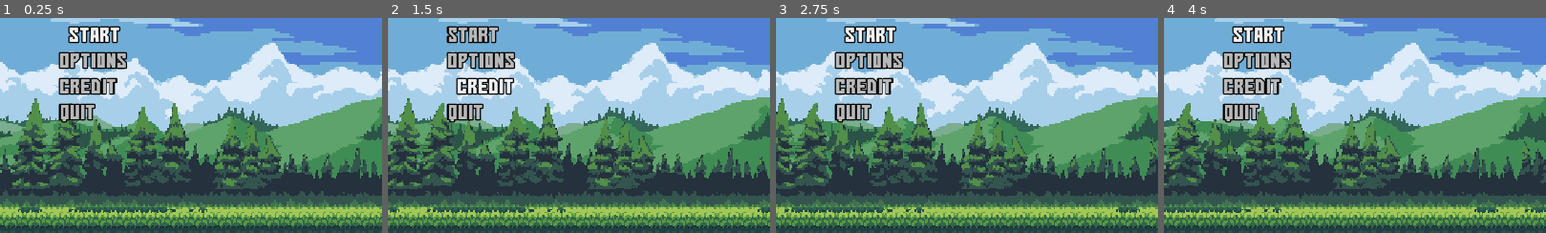
Above: before the commit, frames 1-4 (left to right).
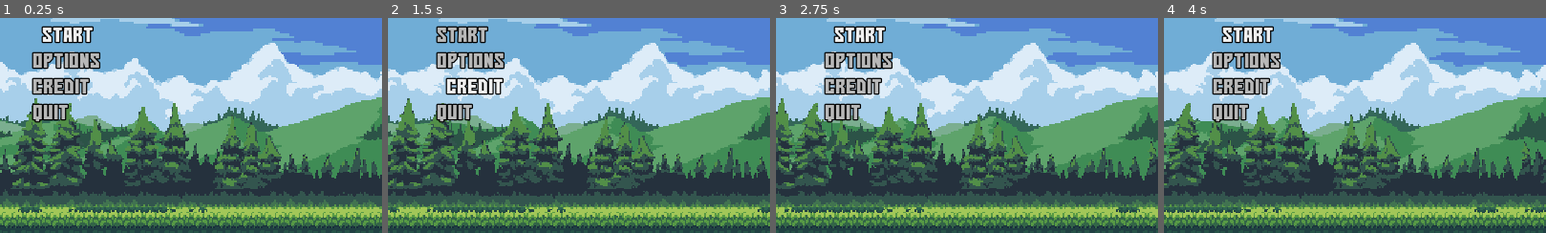
Above: after the commit, the same moments.

Repository: DK0280705/first-game-project
Game: Godot game, scene res://main.tscn
Two runs of this game, one before a commit and one after it. Both use one fixed random seed, a clock stepped at 60 frames per second and the inputs below.
Inputs:
- Up to frame 1 (0.25 s): no input
- Up to frame 2 (1.5 s): click "Options" at 0.5 s; click "Credit" at 1.25 s
- Up to frame 3 (2.75 s): click "Start" at 2 s
- Up to frame 4 (4 s): click "Start" at 2.75 s; click "Start" at 3.5 s
The pictures show only the part of the screen within x 0-50%, y 40-90%; the shares and areas given below are measured in that part.

The runs differ from the first frame. In frame 1, 5.9% of the frame differs, in the area x 8-34%, y 3-49%; in frame 2, 3.5%; in frame 3, 3.5%; in frame 4, 3.5%.

Commit message:
Fix mem leaks

Diff:
--- a/main.tscn
+++ b/main.tscn
@@ -8,43 +8,7 @@
 [ext_resource path="res://scripts/mountains.gd" type="Script" id=6]
 [ext_resource path="res://assets/tileset/clouds.png" type="Texture" id=7]
 [ext_resource path="res://assets/tileset/background.png" type="Texture" id=8]
-[ext_resource path="res://scripts/menu.gd" type="Script" id=9]
-[ext_resource path="res://assets/font.tres" type="DynamicFont" id=10]
-
-[sub_resource type="Shader" id=7]
-code = "shader_type canvas_item;
-
-uniform bool active = false;
-
-void fragment() {
-	if (active)
-		COLOR = vec4(0.5, 0.5, 0.5, 0.0);
-	COLOR.a = texture(TEXTURE, UV).a;
-}"
-
-[sub_resource type="ShaderMaterial" id=8]
-shader = SubResource( 7 )
-shader_param/active = false
-
-[sub_resource type="StyleBoxEmpty" id=2]
-
-[sub_resource type="StyleBoxEmpty" id=3]
-
-[sub_resource type="StyleBoxEmpty" id=4]
-
-[sub_resource type="StyleBoxEmpty" id=9]
-
-[sub_resource type="StyleBoxEmpty" id=6]
-
-[sub_resource type="Theme" id=1]
-default_font = ExtResource( 10 )
-Button/colors/font_color = Color( 0.721569, 0.721569, 0.721569, 1 )
-Button/colors/font_color_pressed = Color( 0.345098, 0.533333, 0.984314, 1 )
-Button/styles/disabled = SubResource( 2 )
-Button/styles/focus = SubResource( 3 )
-Button/styles/hover = SubResource( 4 )
-Button/styles/normal = SubResource( 9 )
-Button/styles/pressed = SubResource( 6 )
+[ext_resource path="res://scenes/menu.tscn" type="PackedScene" id=9]
 
 [node name="Main" type="Node2D"]
 
@@ -90,69 +54,4 @@
 region_rect = Rect2( 0, 0, 1024, 48 )
 script = ExtResource( 2 )
 
-[node name="Menu" type="Control" parent="."]
-material = SubResource( 8 )
-margin_right = 40.0
-margin_bottom = 40.0
-theme = SubResource( 1 )
-script = ExtResource( 9 )
-
-[node name="VBoxContainer" type="VBoxContainer" parent="Menu"]
-use_parent_material = true
-anchor_bottom = 0.253
-margin_left = 100.0
-margin_top = 296.0
-margin_right = 217.0
-margin_bottom = 413.88
-
-[node name="start" type="Button" parent="Menu/VBoxContainer"]
-use_parent_material = true
-margin_right = 117.0
-margin_bottom = 40.0
-focus_neighbour_top = NodePath("../quit")
-button_mask = 0
-text = "Start"
-align = 0
-
-[node name="options" type="Button" parent="Menu/VBoxContainer"]
-use_parent_material = true
-margin_top = 44.0
-margin_right = 117.0
-margin_bottom = 84.0
-button_mask = 0
-text = "Options"
-align = 0
-
-[node name="credit" type="Button" parent="Menu/VBoxContainer"]
-margin_top = 88.0
-margin_right = 117.0
-margin_bottom = 128.0
-button_mask = 0
-text = "Credit"
-align = 0
-
-[node name="quit" type="Button" parent="Menu/VBoxContainer"]
-use_parent_material = true
-margin_top = 132.0
-margin_right = 117.0
-margin_bottom = 172.0
-focus_neighbour_bottom = NodePath("../start")
-button_mask = 0
-text = "Quit"
-align = 0
-
-[node name="Tween" type="Tween" parent="Menu"]
-playback_process_mode = 0
-
-[connection signal="focus_entered" from="Menu/VBoxContainer/start" to="Menu" method="_on_start_focus_entered"]
-[connection signal="focus_exited" from="Menu/VBoxContainer/start" to="Menu" method="_on_start_focus_exited"]
-[connection signal="pressed" from="Menu/VBoxContainer/start" to="Menu" method="_on_start_pressed"]
-[connection signal="focus_entered" from="Menu/VBoxContainer/options" to="Menu" method="_on_options_focus_entered"]
-[connection signal="focus_exited" from="Menu/VBoxContainer/options" to="Menu" method="_on_options_focus_exited"]
-[connection signal="pressed" from="Menu/VBoxContainer/options" to="Menu" method="_on_options_pressed"]
-[connection signal="focus_entered" from="Menu/VBoxContainer/credit" to="Menu" method="_on_credit_focus_entered"]
-[connection signal="focus_exited" from="Menu/VBoxContainer/credit" to="Menu" method="_on_credit_focus_exited"]
-[connection signal="pressed" from="Menu/VBoxContainer/credit" to="Menu" method="_on_credit_pressed"]
-[connection signal="focus_entered" from="Menu/VBoxContainer/quit" to="Menu" method="_on_quit_focus_entered"]
-[connection signal="focus_exited" from="Menu/VBoxContainer/quit" to="Menu" method="_on_quit_focus_exited"]
-[connection signal="pressed" from="Menu/VBoxContainer/quit" to="Menu" method="_on_quit_pressed"]
+[node name="Menu" parent="." instance=ExtResource( 9 )]
--- /dev/null
+++ b/scenes/menu.tscn
@@ -0,0 +1,106 @@
+[gd_scene load_steps=11 format=2]
+
+[ext_resource path="res://scripts/menu.gd" type="Script" id=1]
+[ext_resource path="res://assets/font.tres" type="DynamicFont" id=2]
+
+[sub_resource type="Shader" id=7]
+code = "shader_type canvas_item;
+
+uniform bool active = false;
+
+void fragment() {
+	if (active)
+		COLOR = vec4(0.5, 0.5, 0.5, 0.0);
+	COLOR.a = texture(TEXTURE, UV).a;
+}"
+
+[sub_resource type="ShaderMaterial" id=8]
+shader = SubResource( 7 )
+shader_param/active = false
+
+[sub_resource type="StyleBoxEmpty" id=2]
+
+[sub_resource type="StyleBoxEmpty" id=3]
+
+[sub_resource type="StyleBoxEmpty" id=4]
+
+[sub_resource type="StyleBoxEmpty" id=9]
+
+[sub_resource type="StyleBoxEmpty" id=6]
+
+[sub_resource type="Theme" id=1]
+default_font = ExtResource( 2 )
+Button/colors/font_color = Color( 0.721569, 0.721569, 0.721569, 1 )
+Button/colors/font_color_pressed = Color( 0.345098, 0.533333, 0.984314, 1 )
+Button/styles/disabled = SubResource( 2 )
+Button/styles/focus = SubResource( 3 )
+Button/styles/hover = SubResource( 4 )
+Button/styles/normal = SubResource( 9 )
+Button/styles/pressed = SubResource( 6 )
+
+[node name="Menu" type="Control"]
+material = SubResource( 8 )
+margin_right = 40.0
+margin_bottom = 40.0
+theme = SubResource( 1 )
+script = ExtResource( 1 )
+
+[node name="VBoxContainer" type="VBoxContainer" parent="."]
+use_parent_material = true
+anchor_bottom = 0.253
+margin_left = -118.0
+margin_top = 296.0
+margin_right = -1.0
+margin_bottom = 457.88
+
+[node name="start" type="Button" parent="VBoxContainer"]
+use_parent_material = true
+margin_right = 117.0
+margin_bottom = 40.0
+focus_neighbour_top = NodePath("../quit")
+button_mask = 0
+text = "Start"
+align = 0
+
+[node name="options" type="Button" parent="VBoxContainer"]
+use_parent_material = true
+margin_top = 44.0
+margin_right = 117.0
+margin_bottom = 84.0
+button_mask = 0
+text = "Options"
+align = 0
+
+[node name="credit" type="Button" parent="VBoxContainer"]
+margin_top = 88.0
+margin_right = 117.0
+margin_bottom = 128.0
+button_mask = 0
+text = "Credit"
+align = 0
+
+[node name="quit" type="Button" parent="VBoxContainer"]
+use_parent_material = true
+margin_top = 132.0
+margin_right = 117.0
+margin_bottom = 172.0
+focus_neighbour_bottom = NodePath("../start")
+button_mask = 0
+text = "Quit"
+align = 0
+
+[node name="Tween" type="Tween" parent="."]
+playback_process_mode = 0
+
+[connection signal="focus_entered" from="VBoxContainer/start" to="." method="_on_start_focus_entered"]
+[connection signal="focus_exited" from="VBoxContainer/start" to="." method="_on_start_focus_exited"]
+[connection signal="pressed" from="VBoxContainer/start" to="." method="_on_start_pressed"]
+[connection signal="focus_entered" from="VBoxContainer/options" to="." method="_on_options_focus_entered"]
+[connection signal="focus_exited" from="VBoxContainer/options" to="." method="_on_options_focus_exited"]
+[connection signal="pressed" from="VBoxContainer/options" to="." method="_on_options_pressed"]
+[connection signal="focus_entered" from="VBoxContainer/credit" to="." method="_on_credit_focus_entered"]
+[connection signal="focus_exited" from="VBoxContainer/credit" to="." method="_on_credit_focus_exited"]
+[connection signal="pressed" from="VBoxContainer/credit" to="." method="_on_credit_pressed"]
+[connection signal="focus_entered" from="VBoxContainer/quit" to="." method="_on_quit_focus_entered"]
+[connection signal="focus_exited" from="VBoxContainer/quit" to="." method="_on_quit_focus_exited"]
+[connection signal="pressed" from="VBoxContainer/quit" to="." method="_on_quit_pressed"]
--- a/scripts/menu.gd
+++ b/scripts/menu.gd
@@ -8,20 +8,22 @@
 	get_tree().quit()
 
 func _ready() -> void:
+	tween.interpolate_property(self, "rect_position:x", 0, 200, 0.5, Tween.TRANS_CIRC, Tween.EASE_OUT)
 	$VBoxContainer/start.grab_focus()
 
-func _input(event) -> void:
+func _process(_delta) -> void:
 	if terminating: return
-	if event.is_action_pressed("ui_cancel"):
+	if Input.is_action_just_pressed("ui_cancel"):
 		if $VBoxContainer/quit.has_focus():
 			exit()
 		else: $VBoxContainer/quit.grab_focus()
 
 func _on_start_pressed() -> void:
 	var start: Control = load("res://scenes/menu_start.tscn").instance()
-	tween.interpolate_property(self, "rect_position:x", 0, -225, 0.5, Tween.TRANS_CIRC, Tween.EASE_OUT)
+	tween.interpolate_property(self, "rect_position:x", 200, 0, 0.5, Tween.TRANS_CIRC, Tween.EASE_OUT)
 	get_tree().current_scene.add_child(start)
-
+	get_tree().current_scene.remove_child(self)
+	queue_free()
 func _on_options_pressed():
 	pass
 
--- a/scripts/menu_start.gd
+++ b/scripts/menu_start.gd
@@ -11,15 +11,14 @@
 	tween.interpolate_property($Difficulties, "rect_position:x", x + 200, x, 0.5, Tween.TRANS_CUBIC, Tween.EASE_OUT)
 	$Difficulties/easy.grab_focus()
 
-func _input(event: InputEvent) -> void:
-	if event.is_action_pressed("ui_cancel"):
+func _process(_delta) -> void:
+	if Input.is_action_just_pressed("ui_cancel"):
 		tween.interpolate_property($ColorRect, "self_modulate:a", 0.5, 0.0, 0.25, Tween.TRANS_CUBIC, Tween.EASE_OUT)
 		tween.interpolate_property($Difficulties, "rect_position:x", x, x+200, 0.5, Tween.TRANS_CUBIC, Tween.EASE_OUT)
-		var scene: Node2D = get_tree().current_scene
-		var menu_container: Control = scene.get_child(5)
-		menu_container.get_child(1).interpolate_property(menu_container, "rect_position:x", -225, 0, 0.5, Tween.TRANS_CIRC, Tween.EASE_OUT)
-		menu_container.get_child(0).get_child(0).grab_focus()
-		scene.remove_child(self)
+		var menu: Control = load("res://scenes/menu.tscn").instance()
+		get_tree().current_scene.add_child(menu)
+		get_tree().current_scene.remove_child(self)
+		queue_free()
 
 func _on_easy_focus_entered() -> void:
 	tween.interpolate_property($Difficulties/easy, "rect_position:y", $Difficulties/easy.rect_position.y, 38, 0.25, Tween.TRANS_CIRC, Tween.EASE_OUT)
Not shown: 1 places in main.tscn that only renumber resources
